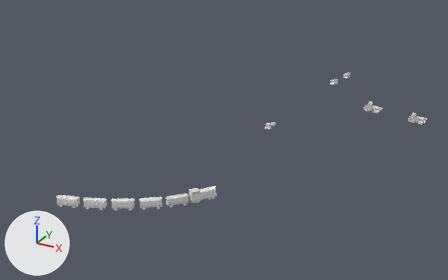
An edit to the FBX model Assets/Art/KayseriIsland/Models/Copper/Phase2/Vehicles_P2.fbx, drawn before and after from the same camera.
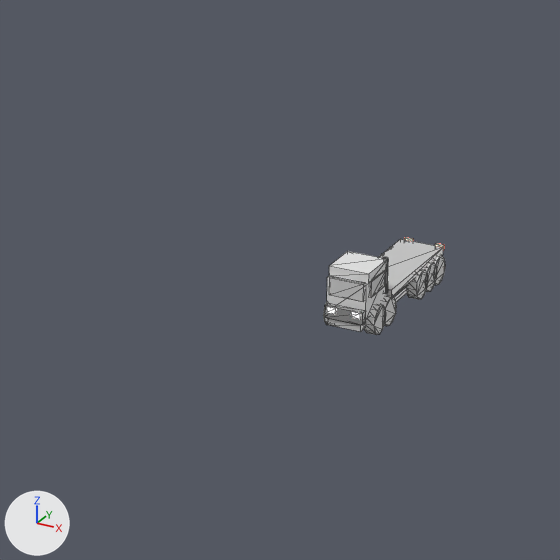
The first picture shows the older version from a 50 mm camera at (145.0, -393.0, 159.0) aimed at (-23.0, -86.0, 5.0). The close-ups show the older and then the newer version on the part from 53% to 64% of the width and 36% to 53% of the height of that picture. Only the edits that show in the close-ups are written down. The axes (+X, +Y, +Z) are drawn at lower left. The lights are the same throughout. The close-ups show mesh edges as thin lines. Vertices at exactly the same position are counted once.

Objects in the first close-up: 'truck_road_cargo2'.
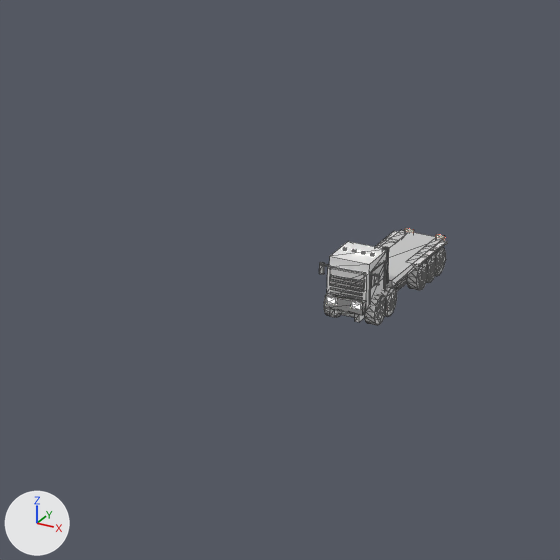
The edits, one by one:
Material 'steel_lt' (mat_steel_lt) is new.
Its base color is (0.8, 0.8, 0.8) (white #e7e7e7).
Its metallic is 0.45.
me_v_cargo2_001 is used by ob_truck_road_cargo2; location (-3.0, -62.81, 9.54); rotation (0.0, 0.018, -1.571), in degrees (0, 1, -90); scale (0.76, 0.76, 0.76).
me_v_cargo2_001 had 352 vertices, 612 faces and spanned x -6.99..6.51, y -1.92..1.92, z 0.0..4.9.
me_v_cargo2_001 now has 1124 vertices, 1944 faces and spans x -6.99..6.51, y -2.25..2.25, z 0.0..5.02.
me_v_cargo2_001 part 1: a new loose piece, a box spanning x -6.3..6.3, y 0.78..1.12, z 0.64..1.26, in mat_steel_dk (white #e7e7e7).
me_v_cargo2_001 part 2: a new loose piece, a box spanning x -6.3..6.3, y -1.12..-0.78, z 0.64..1.26, in mat_steel_dk (white #e7e7e7).
me_v_cargo2_001 part 3: a new loose piece, a box spanning x 5.65..5.95, y -0.95..0.95, z 0.78..1.12, in mat_steel_dk (white #e7e7e7).
me_v_cargo2_001 part 4: a new loose piece, a box spanning x -3.35..-1.45, y 1.05..2.05, z 2.12..2.28, in mat_blue_lt (white #e7e7e7).
me_v_cargo2_001 part 5: a new loose piece, a 12-sided cylinder along y spanning x 3.95..5.25, y 1.15..1.95, z 0.4..1.7, in mat_steel_dk (white #e7e7e7).
me_v_cargo2_001 part 6: a new loose piece, a 12-sided cylinder along y spanning x 2.25..3.55, y 1.15..1.95, z 0.4..1.7, in mat_steel_dk (white #e7e7e7).
me_v_cargo2_001 part 7: a new loose piece, a 12-sided cylinder along y spanning x -3.05..-1.75, y 1.15..1.95, z 0.4..1.7, in mat_steel_dk (white #e7e7e7).
me_v_cargo2_001 part 8: a new loose piece, a 12-sided cylinder along y spanning x -4.55..-3.25, y 1.15..1.95, z 0.4..1.7, in mat_steel_dk (white #e7e7e7).
me_v_cargo2_001 part 9: a new loose piece, a 12-sided cylinder along y spanning x -5.95..-4.65, y 1.15..1.95, z 0.4..1.7, in mat_steel_dk (white #e7e7e7).
me_v_cargo2_001 part 10: a new loose piece, a box spanning x -4.85..-2.95, y 1.05..2.05, z 2.12..2.28, in mat_blue_lt (white #e7e7e7).
me_v_cargo2_001 part 11: 51 vertices moved from x -6.21..5.12, y -1.92..1.92, z 0.14..1.96 to x -6.32..5.06, y -1.92..1.92, z 0.1..2.0; 157 vertices removed from x -6.35..6.3, y -1.92..1.92, z 0.14..1.96; 409 vertices added at x -6.32..6.18, y -2.25..2.25, z 0.1..5.02.
Other edits to the shape of me_v_cargo2_001 do not show in these pictures.
me_v_cargo2_001 gains material mat_steel_lt (white #e7e7e7).
Object 'truck_road_cargo2' (ob_truck_road_cargo2) moves from (-3.0, -62.81, 9.54) to (-3.0, -62.81, 10.07).
Object 'truck_road_cargo2' (ob_truck_road_cargo2) turns from (0, 1, -90) to (0, 0.8, -90) degrees about x, y and z.

Changed parts and their boxes (x1, y1, x2, y2) in the close-ups (560 x 560 px):
'truck_road_cargo2', reshaped, moved, turned
    before: (323, 237, 445, 335)
    after: (319, 228, 447, 325)
part 1 of me_v_cargo2_001, added
    after: (355, 276, 407, 322)
part 2 of me_v_cargo2_001, added
    after: (330, 309, 338, 317)
part 3 of me_v_cargo2_001, added (mostly hidden)
    after: (337, 310, 355, 317)
part 4 of me_v_cargo2_001, added
    after: (414, 254, 430, 267)
part 5 of me_v_cargo2_001, added
    after: (376, 301, 385, 320)
part 6 of me_v_cargo2_001, added
    after: (387, 293, 395, 311)
part 7 of me_v_cargo2_001, added
    after: (419, 267, 427, 285)
part 8 of me_v_cargo2_001, added
    after: (428, 259, 435, 277)
part 9 of me_v_cargo2_001, added
    after: (436, 253, 444, 270)
part 10 of me_v_cargo2_001, added
    after: (425, 247, 439, 259)
part 11 of me_v_cargo2_001, reshaped
    before: (323, 254, 445, 335)
    after: (319, 231, 447, 325)
